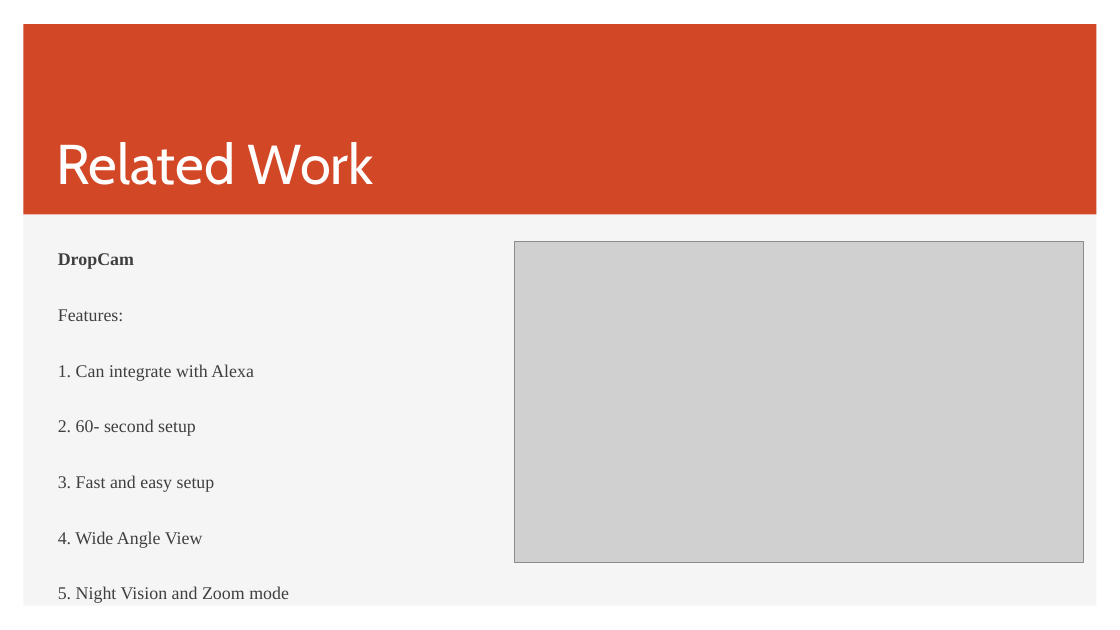
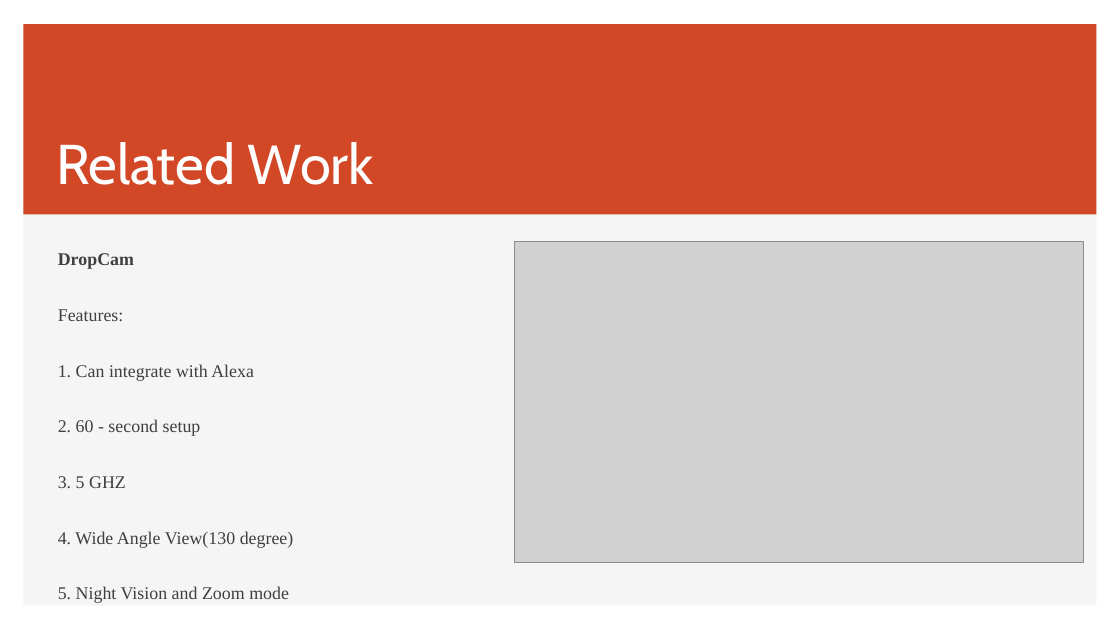
Before and after one commit to prajwollamichhane11/embeddedSystemProjectReport, a slide deck: slide 6 of Embedded System Presentation.pptx. Drawn at 1120x630 pixels with LibreOffice and Linux fonts; fonts in the diff are those of the drawing; grey boxes stand for pictures. Boxes give left, top, right and bottom in pixels: in the first picture for what was removed or moved away, otherwise in the second. Text is boxed around its words. In the diff, an @@ line names an element or a change of style, - is before the commit and + after.

```diff
--- a/Embedded System Presentation.pptx
+++ b/Embedded System Presentation.pptx
@@ text at (58,419,294,548): text changed @@
-2. 60- second setup
-3. Fast and easy setup
-4. Wide Angle View
+2. 60 - second setup
+3. 5 GHZ
+4. Wide Angle View(130 degree)
```
Also in this commit, not shown: 5 other slides changed, 3 slides added, 2 slides removed, 1 other file.
